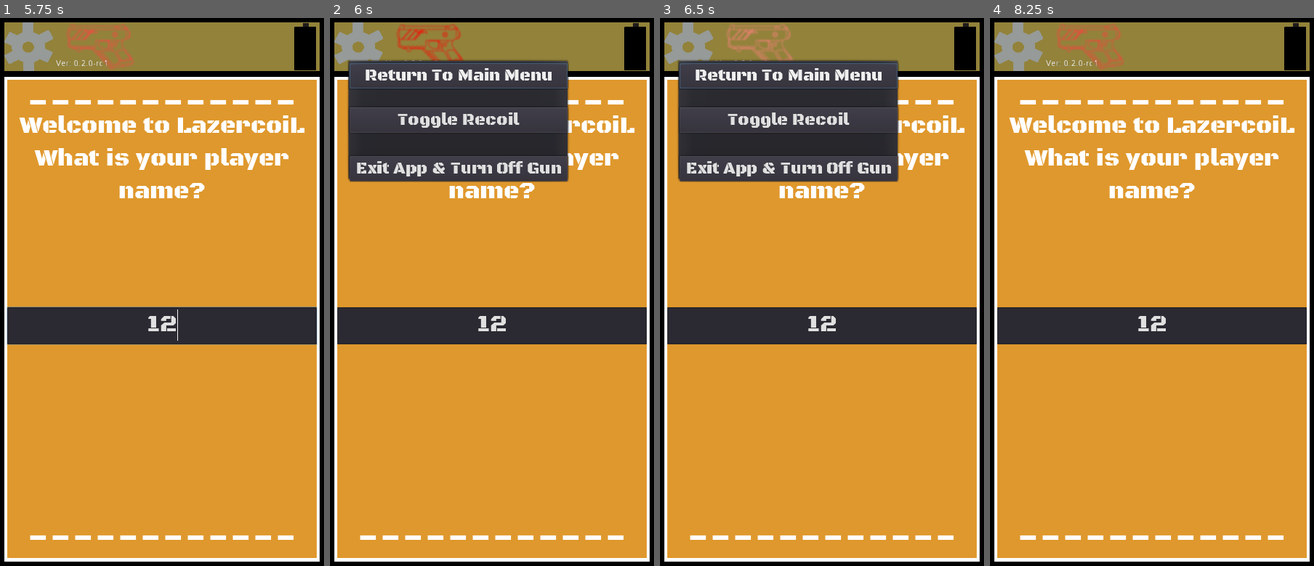
Above: before the commit, frames 1-4 (left to right).
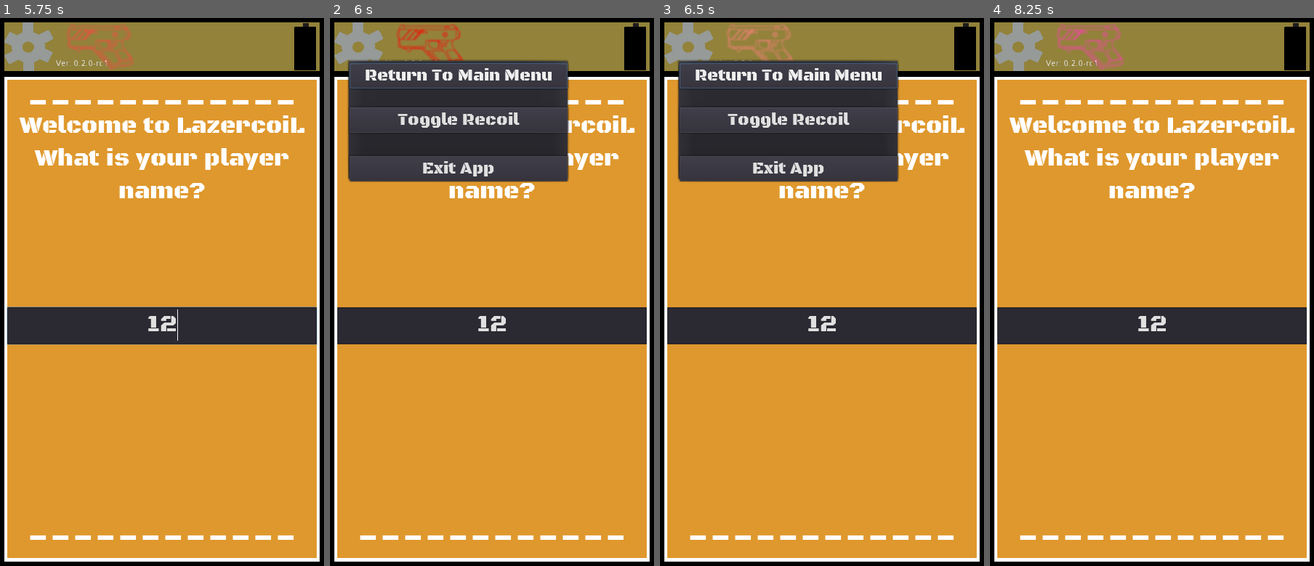
Above: after the commit, the same moments.

Repository: FeralBytes/FreecoiL
Game: Godot game, scene res://scenes/MainMenu/MainMenu2.tscn
The game is run twice, just before and just after one commit, with the same random seed, the same clock (stepped at 60 frames per second) and the same inputs.
Inputs (mouse positions are in pixels of both pictures, inside the frame that each line leads up to):
- Up to frame 1 (5.75 s): click (162, 324) at 0.52 s; type "12" at 0.6 s; click "Start A Networked Game" at 1.25 s; click "Start A Networked Game" at 2 s; click "Start A Game Without Network" at 2.75 s; click "Start A Game Without Network" at 3.5 s; click "Start A Networked Game" at 4.25 s; click "Start A Game Without Network" at 5 s
- Up to frame 2 (6 s): click (359, 45) at 5.75 s
- Up to frame 3 (6.5 s): no input
- Up to frame 4 (8.25 s): click "Toggle Recoil" at 6.5 s; click (1090, 45) at 7.25 s

Frame 1 is identical in both runs. In frame 2, 0.8% of the frame differs, in the area x 8-72%, y 26-29%; in frame 3, 0.8%; in frame 4, 0.5%.

Commit message:
Many minor changes.

Diff:
--- a/godot/code/NetworkingCode.gd
+++ b/godot/code/NetworkingCode.gd
@@ -69,7 +69,7 @@
     SetConf.Session.player_number = 0
     unused = SetConf.Session.connect("Session_player_team_changed", self, "_on_my_data_changed")
     unused = null
-    # Below is IP Address Regex.
+    # Below is IPv4 Address Regex.
     validate_ip.compile("^((25[0-5]|2[0-4][0-9]|[01]?[0-9][0-9]?)\\.){3}(25[0-5]|2[0-4][0-9]|[01]?[0-9][0-9]?)$")
     net_time.wait_time = 259200  # 3 Days
     add_child(net_time)
--- a/godot/scenes/ConnectWeapon/ConnectWeapon.gd
+++ b/godot/scenes/ConnectWeapon/ConnectWeapon.gd
@@ -79,6 +79,7 @@
     self.state = "connecting"
     self.texture_normal = pistol_clear
     ConnectWeapon2.text = "Connecting..." + "%02d" % countdown
+    set_modulate(Color(1,1,1))
     LazerInterface.connect_to_lazer_gun()
 
 func _on_adjust_blink():
@@ -87,15 +88,19 @@
     if green >= 1:
         increasing = false
     if increasing:
-        green += 0.02
-        blue += 0.02
         if self.state == "connecting":
             self.texture_normal = pistol_blur
+            green += 0.02
+        else:
+            green += 0.02
+            blue += 0.02
     else:
-        green -= 0.02
-        blue -= 0.02
         if self.state == "connecting":
             self.texture_normal = pistol_clear
+            green -= 0.02
+        else:
+            green -= 0.02
+            blue -= 0.02
     set_modulate(Color(1, green, blue))
 
 
--- a/godot/scenes/MainMenu/HeaderSection.tscn
+++ b/godot/scenes/MainMenu/HeaderSection.tscn
@@ -191,7 +191,7 @@
 enabled_focus_mode = 2
 shortcut = null
 group = null
-text = "Exit App & Turn Off Gun"
+text = "Exit App"
 flat = false
 align = 1
 _sections_unfolded = [ "Rect", "custom_fonts", "custom_fonts/font" ]
--- a/godot/scenes/MainMenu/SettingsBtn.gd
+++ b/godot/scenes/MainMenu/SettingsBtn.gd
@@ -16,6 +16,7 @@
 
 
 func _on_ToggleRecoil_pressed():
+    LazerInterface.enable_recoil(!LazerInterface.recoil_enabled)
     SettingsMenu.hide()
 
 
Not shown, changed: godot/assets/images/gear.png.import
Not shown, changed: godot/assets/images/gear_gray.png.import
Not shown, changed: godot/assets/images/pistol.png.import
Not shown, changed: godot/assets/images/pistol_ammo.png.import
Not shown, changed: godot/assets/images/pistol_blur.png.import
Not shown, changed: godot/assets/images/power_ring.png.import
Not shown, changed: godot/assets/images/prog_background.png.import
Not shown, changed: godot/assets/images/prog_fill.png.import
Not shown, changed: godot/assets/images/prog_outline.png.import
Not shown, changed: godot/assets/images/shotgun_ammo.png.import
Not shown, changed: godot/assets/images/skull.png.import
Not shown, changed: godot/assets/images/sniper_ammo.png.import
(and 4 more such lines)
